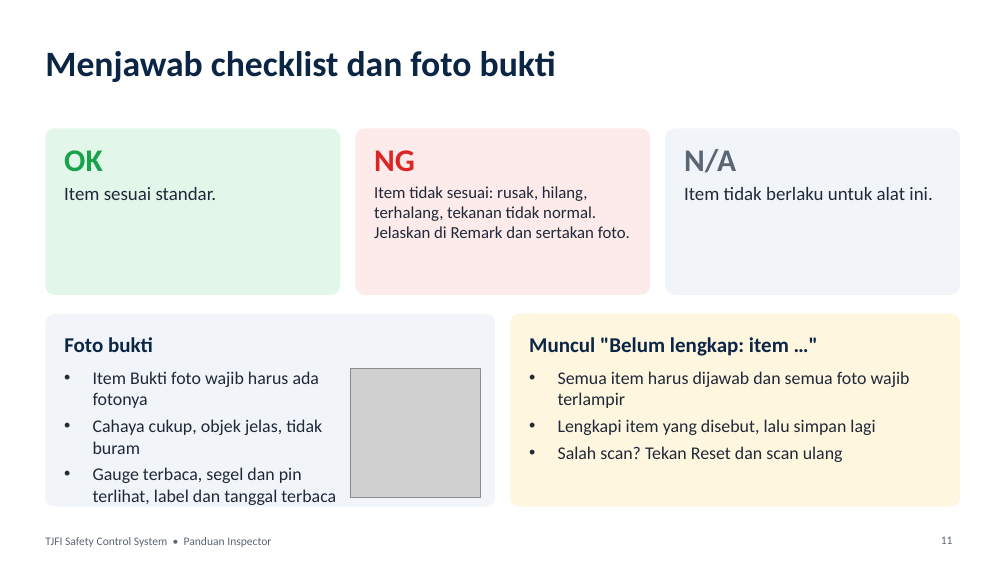
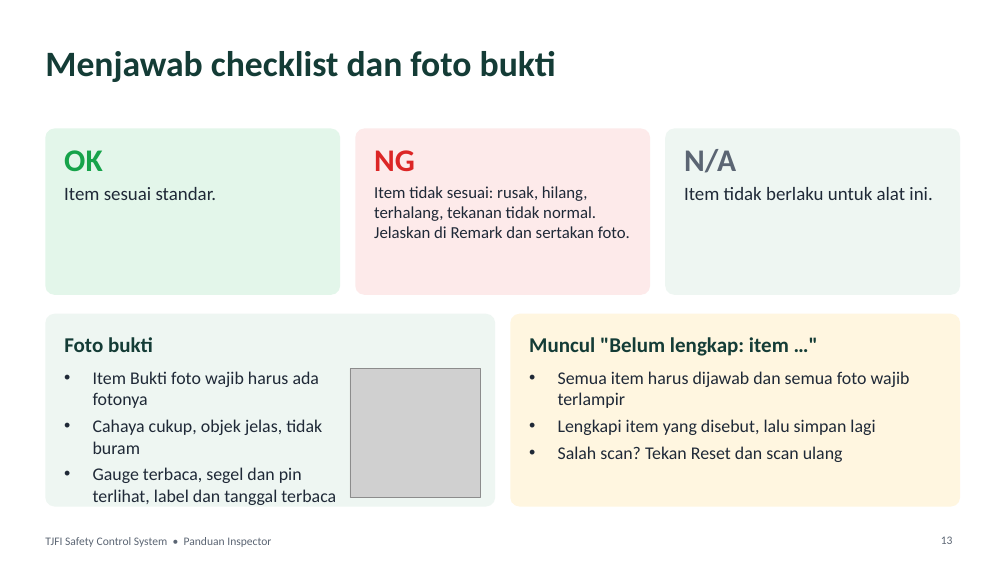
Before and after one commit to tjforge-hse/tjforge-hse.github.io, a slide deck: slide 13 of panduan-inspector.pptx (slide 11 before the commit). Drawn at 1008x567 pixels with LibreOffice and Linux fonts; fonts in the diff are those of the drawing; grey boxes stand for pictures. Boxes give left, top, right and bottom in pixels: in the first picture for what was removed or moved away, otherwise in the second. Text is boxed around its words. In the diff, an @@ line names an element or a change of style, - is before the commit and + after.

```diff
--- a/panduan-inspector.pptx
+++ b/panduan-inspector.pptx
@@ rounded rectangle at [45,314,495,507]: fill #F1F5FA to #EEF6F2 @@
@@ text colour #0B2545 to #143C36 in 3 elements at [45,51,556,82], [64,337,153,352], [529,337,789,356] @@
@@ page number at [941,536,953,544]: text changed @@
-11
+13
```
Also in this commit, not shown: 17 other slides changed, 3 slides added, 1 other file.
